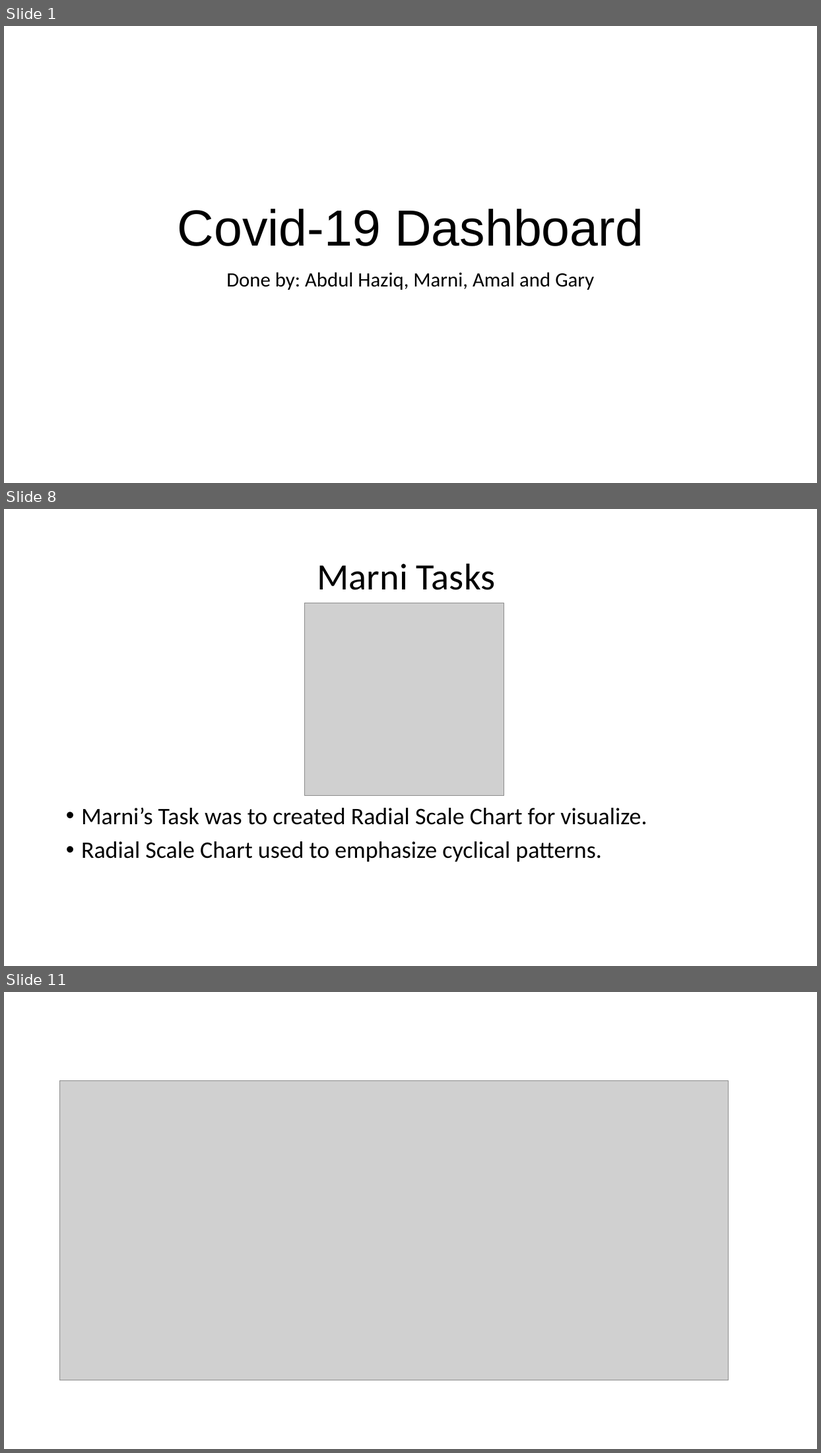
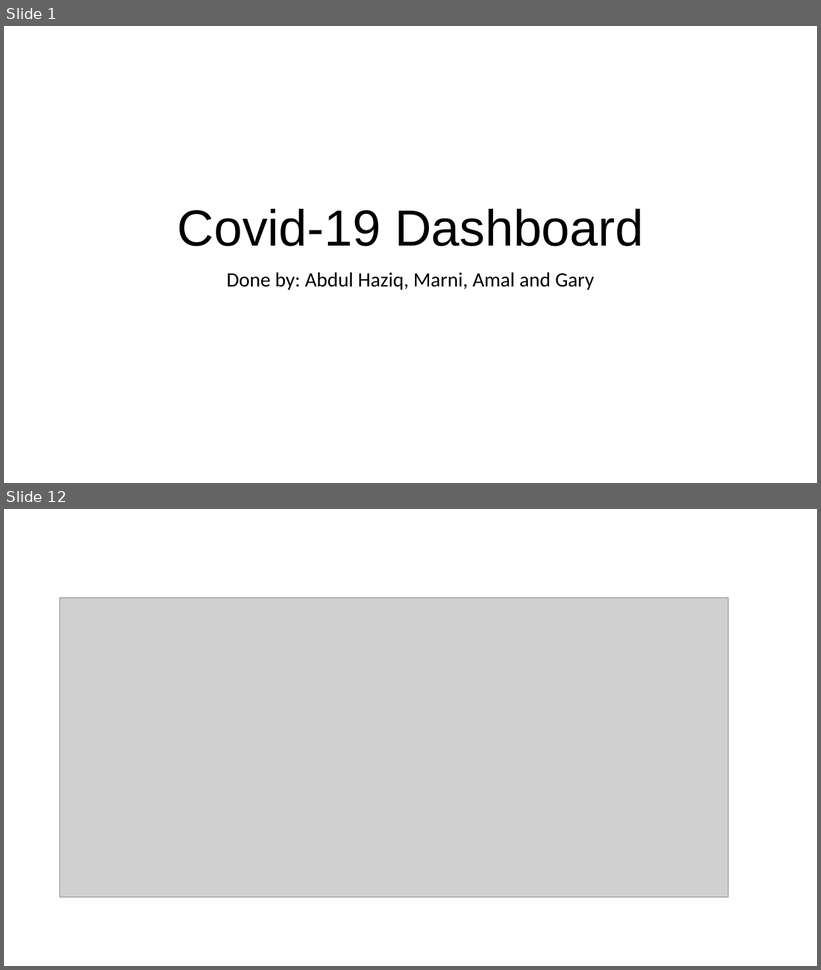
Before and after one commit to haziqqbaharin/CI5305-Project, a slide deck: Covid-19 Dashboard.pptx. Shown one above the other, each under a label of ours: slides 1, 8 and 11 before the commit, slides 1 and 12 after it; the slides between them are not shown. The pictures are 821x1453 and 821x970 pixels, drawn with LibreOffice and Linux fonts; fonts in the diff are those of the drawing; grey boxes stand for pictures. Boxes give left, top, right and bottom in pixels: in the first picture for what was removed or moved away, otherwise in the second. Text is boxed around its words. In the diff, an @@ line names an element or a change of style, - is before the commit and + after.

```diff
--- a/Covid-19 Dashboard.pptx
+++ b/Covid-19 Dashboard.pptx
@@ slide 8 removed at [4, 509, 817, 966], background #FFFFFF @@
@@ title removed at [318, 563, 495, 590] @@
-Marni Tasks
@@ picture removed at [305, 603, 504, 795] @@
@@ text removed at [81, 808, 647, 862] @@
-• Marni’s Task was to created Radial Scale Chart for visualize.
-• Radial Scale Chart used to emphasize cyclical patterns.
@@ what was slide 11 is now slide 12 @@
```
Also in this commit, not shown: 13 slides changed, 2 slides added, 2 other slides removed, 1 other file.
